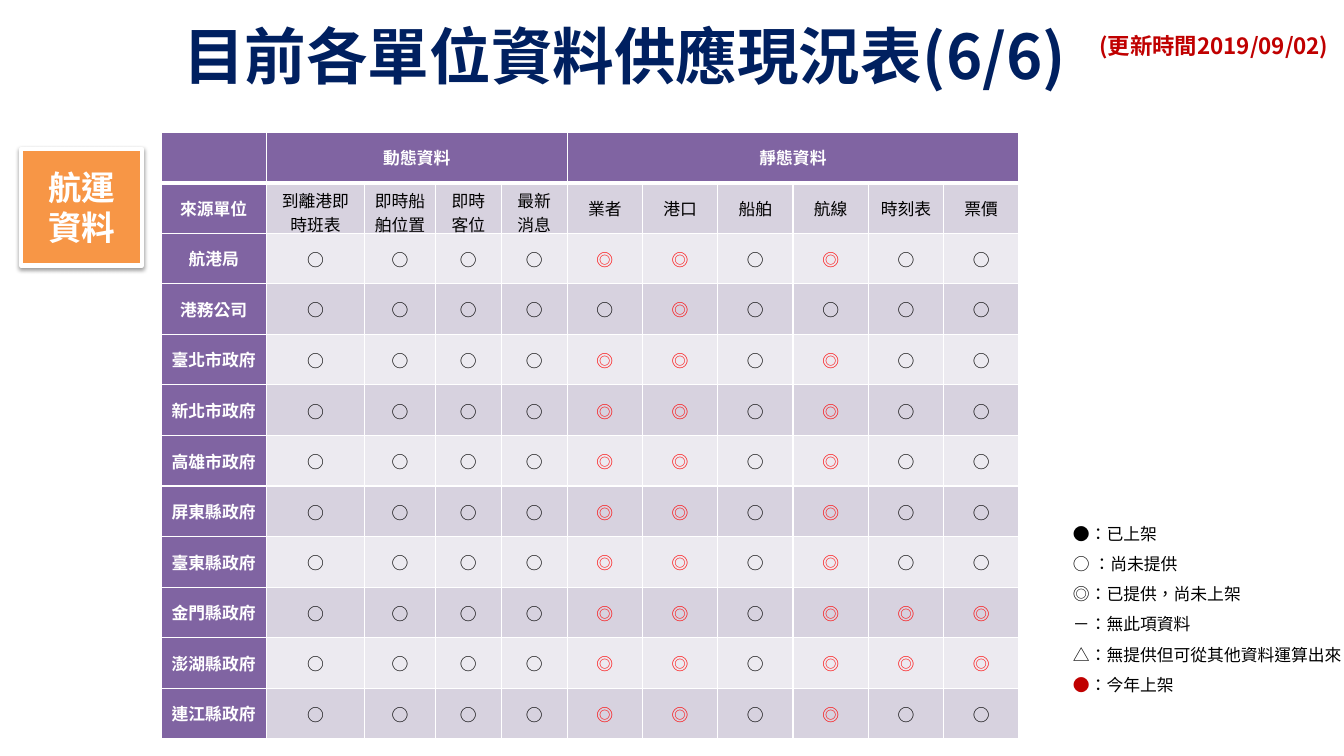
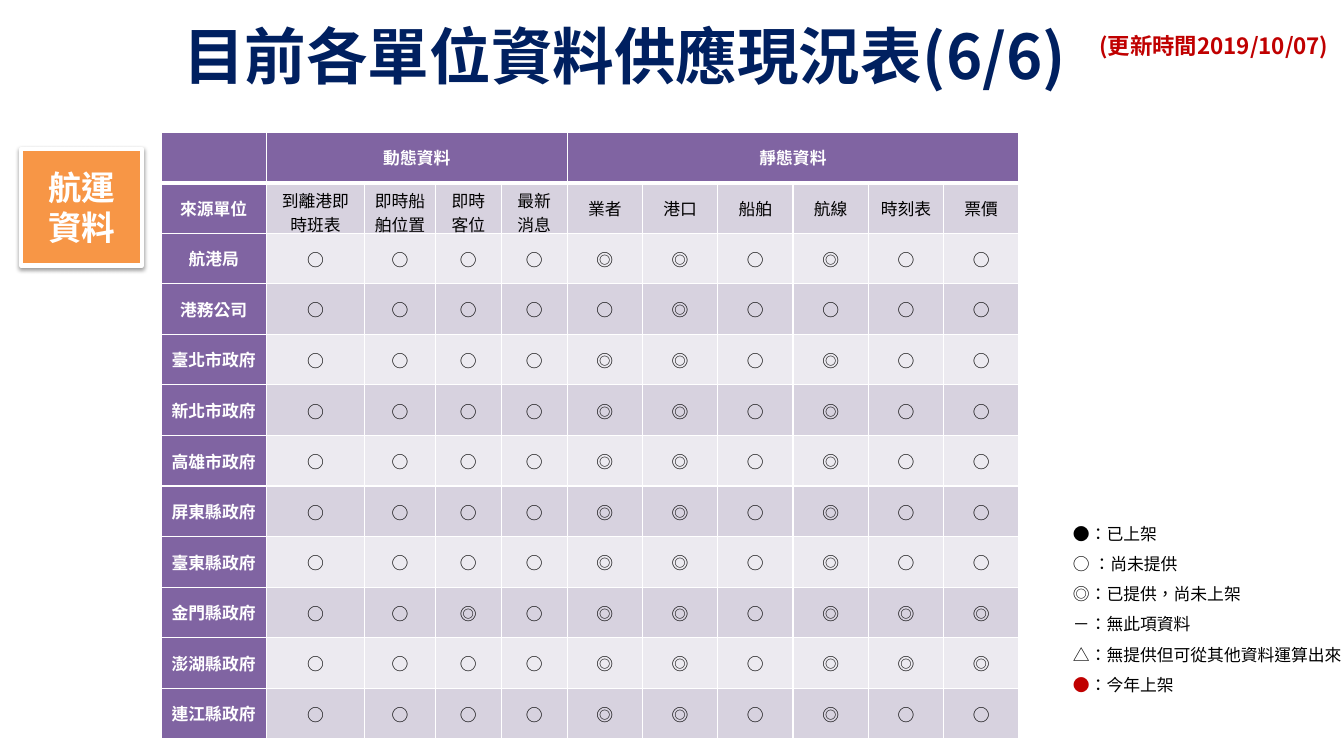
Before and after one commit to ptxmotc/data-provide-status, a slide deck: slide 6 of 各單位資料供應現況表.pptx. Drawn at 1344x756 pixels with LibreOffice and Linux fonts; fonts in the diff are those of the drawing; background and template pictures are left out. Boxes give left, top, right and bottom in pixels: in the first picture for what was removed or moved away, otherwise in the second. Text is boxed around its words. In the diff, an @@ line names an element or a change of style, - is before the commit and + after.

```diff
--- a/各單位資料供應現況表.pptx
+++ b/各單位資料供應現況表.pptx
@@ text at (1100,35,1329,59): text changed @@
-(更新時間2019/09/02)
+(更新時間2019/10/07)
@@ table at (161,132,1020,739) @@
-row 10, column 4: ○
+row 10, column 4: ◎
@@ text colour #FF0000 to #000000 in "◎", "◎", "◎", "◎" and 28 more places @@
```
Also in this commit, not shown: 5 other slides changed, 1 other file.
